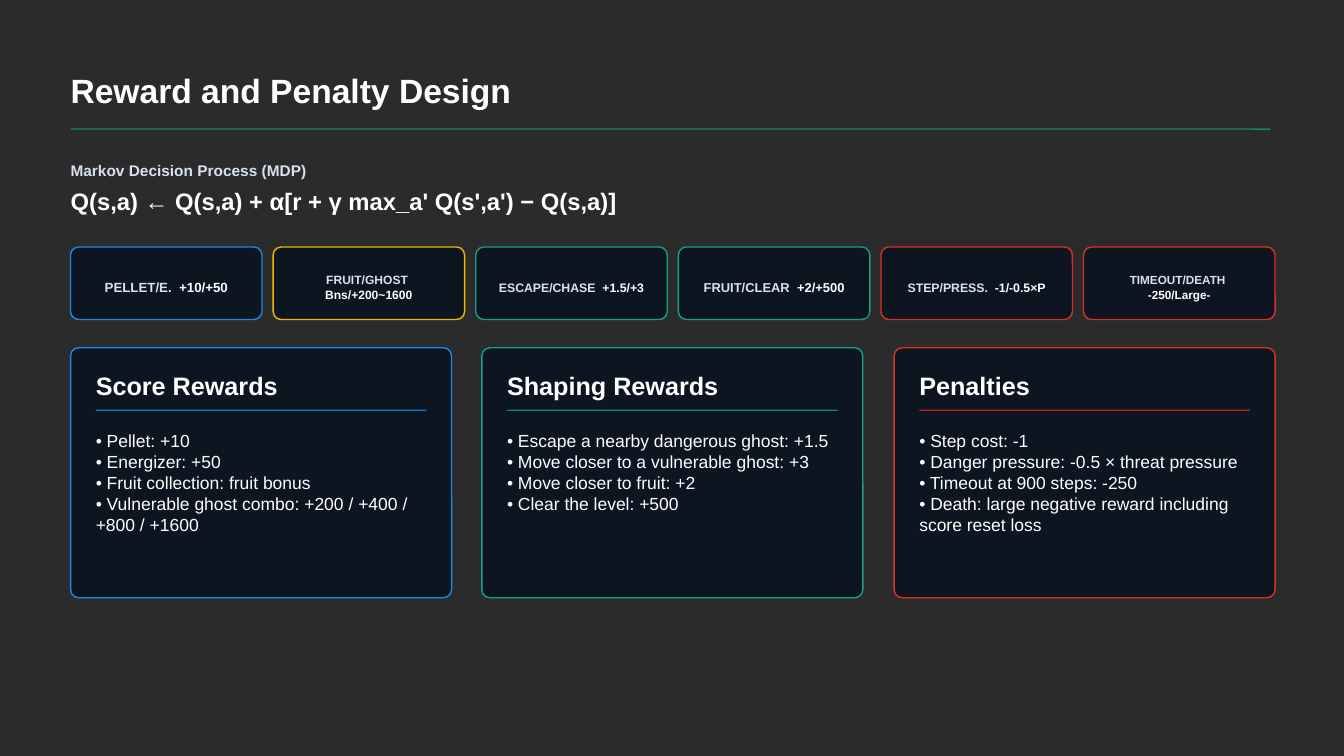
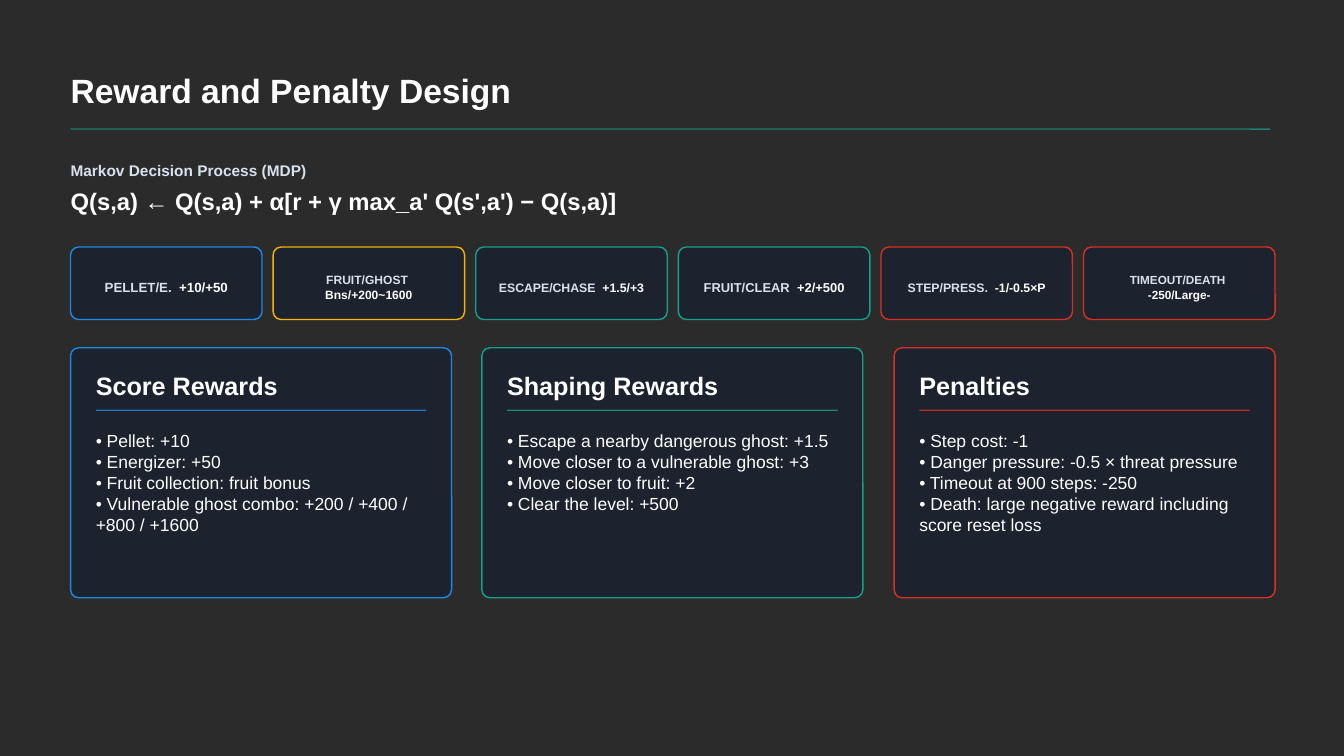
Before and after one commit to RichardFeng000/cs520-project, a slide deck: slide 2 of ppt_3pages/pacman_rl_3slides.pptx. Drawn at 1344x756 pixels with LibreOffice and Linux fonts; fonts in the diff are those of the drawing; background and template pictures are left out; a plain dark background stands for a picture behind light text. Boxes give left, top, right and bottom in pixels: in the first picture for what was removed or moved away, otherwise in the second. Text is boxed around its words. In the diff, an @@ line names an element or a change of style, - is before the commit and + after.

```diff
--- a/ppt_3pages/pacman_rl_3slides.pptx
+++ b/ppt_3pages/pacman_rl_3slides.pptx
@@ fill #0D1520 to #1A2030 at 80% opacity in 9 elements at [71, 247, 262, 320], [273, 247, 465, 320], [476, 247, 667, 320], [679, 247, 870, 320], [881, 247, 1073, 320], [1084, 247, 1275, 320], [71, 348, 452, 598], [482, 348, 863, 598], [894, 348, 1275, 598] @@
```
Also in this commit, not shown: 1 other slide changed, 1 other file.
